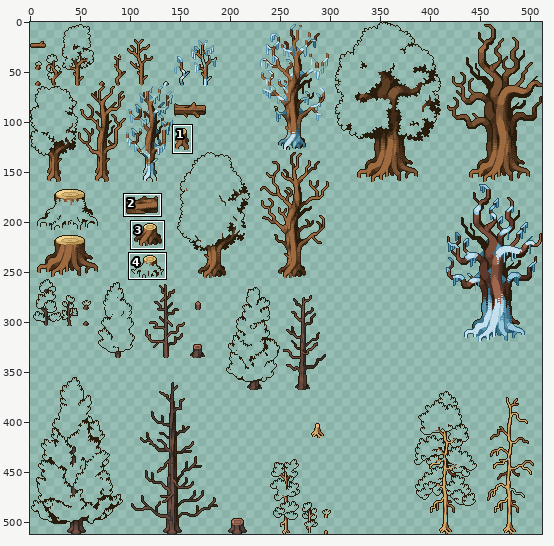
Edited in one commit: pixel-art file (assets/environment/trees.aseprite). The first picture is a wide view before the edit; the outline marks the close-up.
Close-up. First the earlier version:
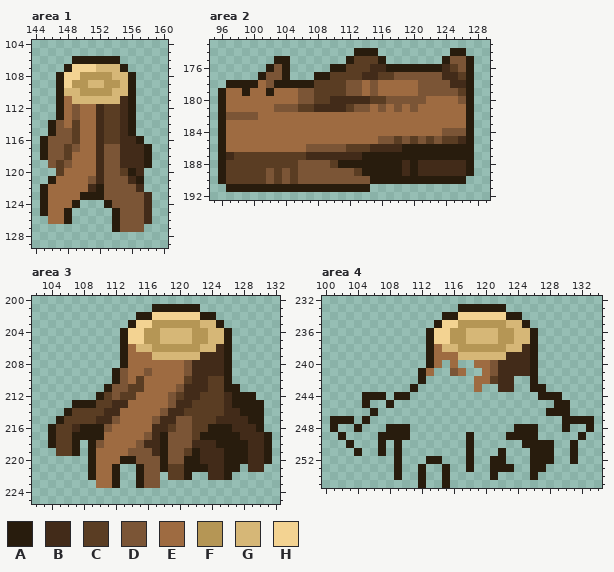
512x512 pixels, 1 frame. Colours within 5 levels of each other are drawn and written as one. Shown: area 1: x 144..160, y 104..129; area 2: x 95..129, y 173..192; area 3: x 102..132, y 200..225; area 4: x 100..134, y 232..255. The commit also changed other parts of the picture, which this record leaves out.
Palette (. is transparent): A #281c0d  B #422b19  C #5a3d23  D #7b5536  E #9e6b41  F #b59655  G #d6b777  H #f3d392
The same view after the edit:
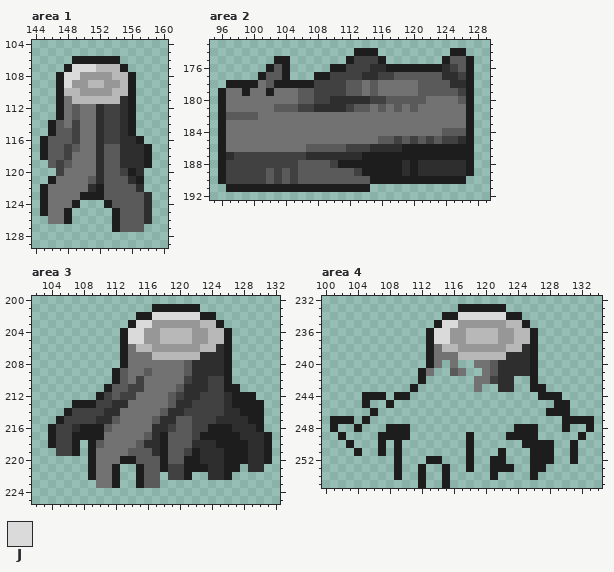
Colours new in this view: J #dadada
The exact change:
Colour A changes from #281c0d to #1d1d1d.
Colour B changes from #422b19 to #2e2e2e.
Colour C changes from #5a3d23 to #414141.
Colour D changes from #7b5536 to #5a5a5a.
Colour E changes from #9e6b41 to #727272.
Colour F changes from #b59655 to #979797.
Colour G changes from #d6b777 to #b8b8b8.
Area 1:
Colour J replaces colour H in row 107 at x 149 to 151; in row 108 at x 148 to 149; in row 109 at x 148.
Area 3:
Colour J replaces colour H in row 202 at x 117 to 122; in row 203 at x 115 to 116; in rows 204 to 205 at x 114 to 115.
Area 4:
Colour J replaces colour H in row 234 at x 117 to 122; in row 235 at x 115 to 116; in rows 236 to 237 at x 114 to 115.
